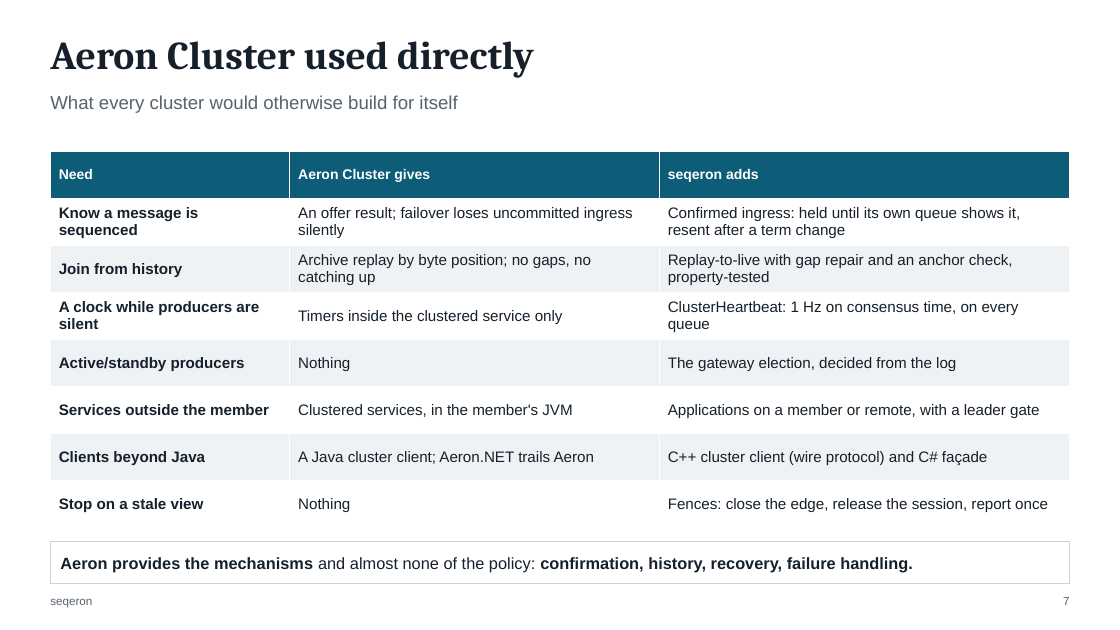
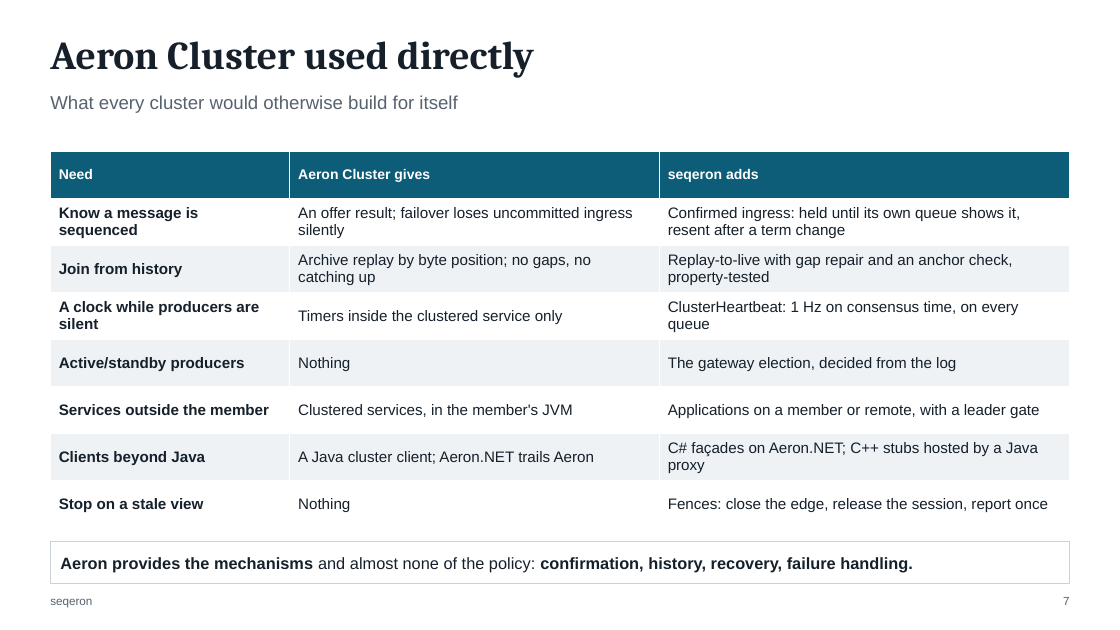
Before and after one commit to FredrikJDahlberg/seqeron, a slide deck: slide 7 of doc/presentation/seqeron-architecture.pptx. Drawn at 1120x630 pixels with LibreOffice and Linux fonts; fonts in the diff are those of the drawing. Boxes give left, top, right and bottom in pixels: in the first picture for what was removed or moved away, otherwise in the second. Text is boxed around its words. In the diff, an @@ line names an element or a change of style, - is before the commit and + after.

```diff
--- a/doc/presentation/seqeron-architecture.pptx
+++ b/doc/presentation/seqeron-architecture.pptx
@@ table at (50, 151, 1070, 528) @@
-row 7, column 3: C++ cluster client (wire protocol) and C# façade
+row 7, column 3: C# façades on Aeron.NET; C++ stubs hosted by a Java proxy
```
Also in this commit, not shown: 16 other slides changed, 1 slide added, 31 slides removed, 60 other files.
